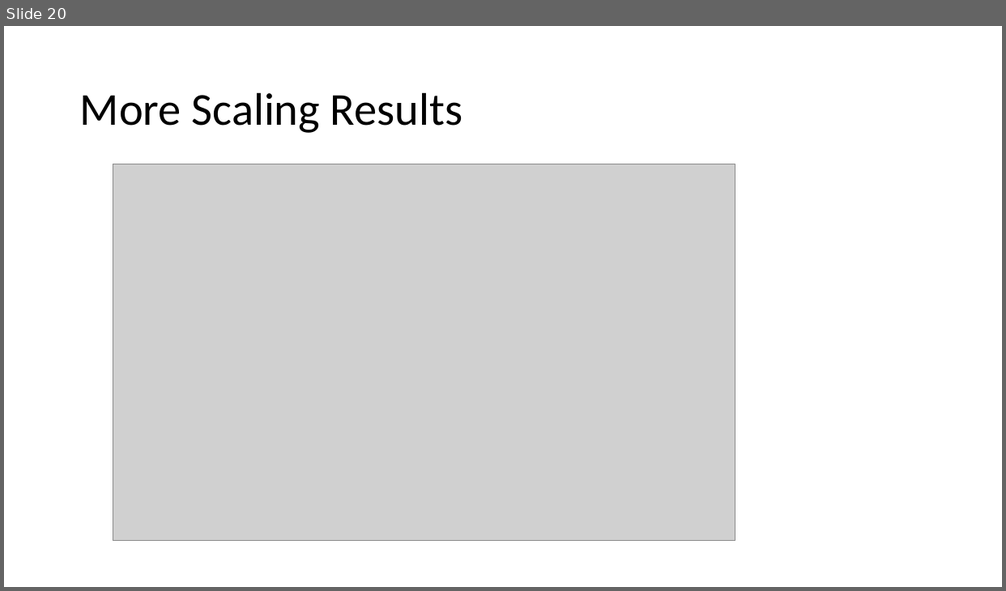
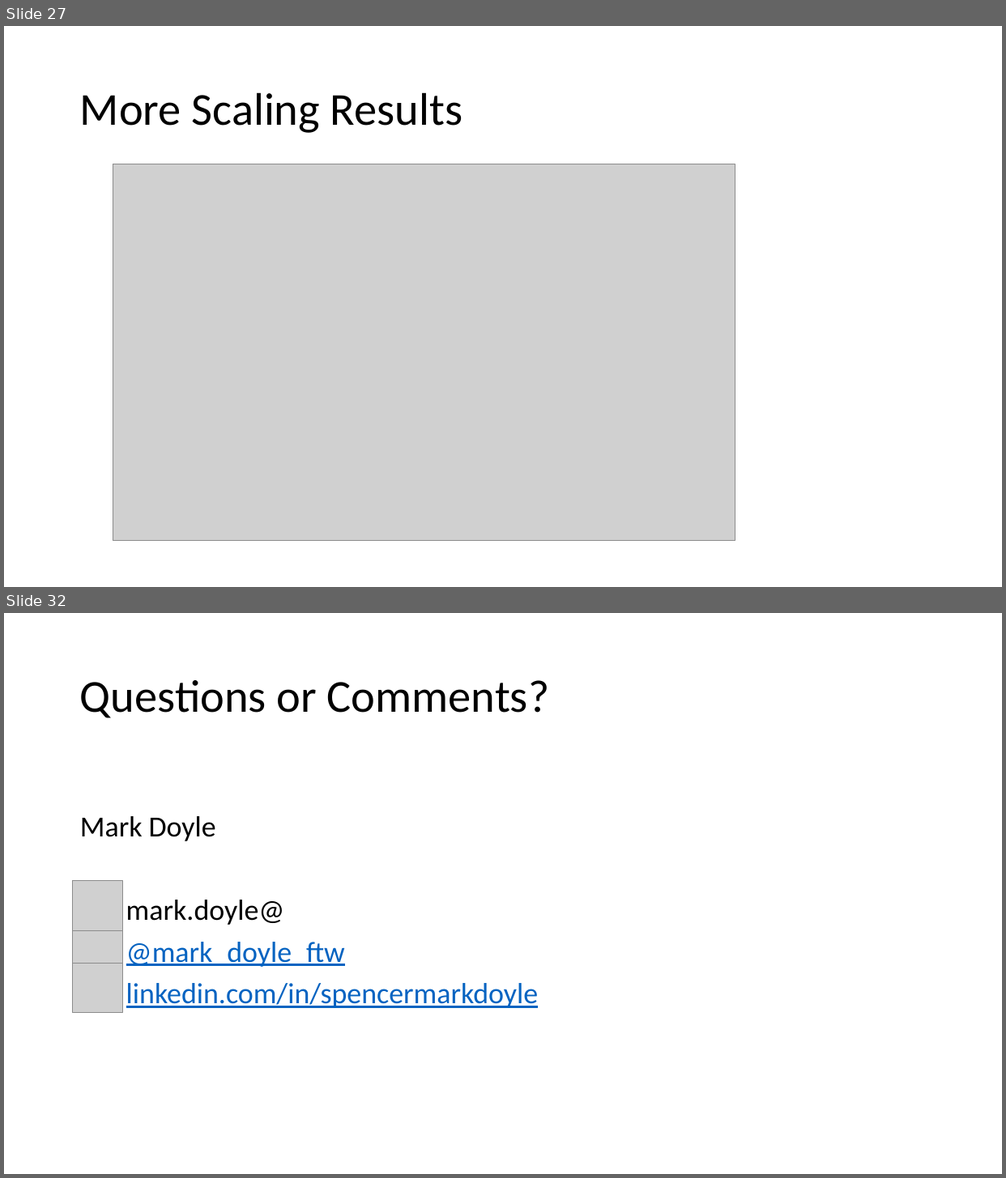
Before and after one commit to mark-doyle/dal-cs-sig, a slide deck: RealWorldScalability/Real World Scalability.pptx. Shown one above the other, each under a label of ours: slide 20 before the commit, slides 27 and 32 after it; the slides between them are not shown. The pictures are 1006x591 and 1006x1178 pixels, drawn with LibreOffice and Linux fonts; fonts in the diff are those of the drawing; grey boxes stand for pictures. Boxes give left, top, right and bottom in pixels: in the first picture for what was removed or moved away, otherwise in the second. Text is boxed around its words. In the diff, an @@ line names an element or a change of style, - is before the commit and + after.

```diff
--- a/RealWorldScalability/Real World Scalability.pptx
+++ b/RealWorldScalability/Real World Scalability.pptx
@@ slide 32 added at <box>4,613,1002,1174</box>, background #FFFFFF @@
@@ title added at <box>80,680,549,718</box>, 44 pt, text #000000 @@
+Questions or Comments?
@@ text added at <box>80,816,539,1008</box>, 28 pt, text #0563C1, underline @@
+Mark Doyle
+mark.doyle@
+@mark_doyle_ftw
+linkedin.com/in/spencermarkdoyle
@@ picture added at <box>73,881,123,931</box> @@
@@ picture added at <box>73,922,123,973</box> @@
@@ picture added at <box>73,964,123,1013</box> @@
@@ what was slide 20 is now slide 27 @@
```
Also in this commit, not shown: 8 slides changed, 11 other slides added.
